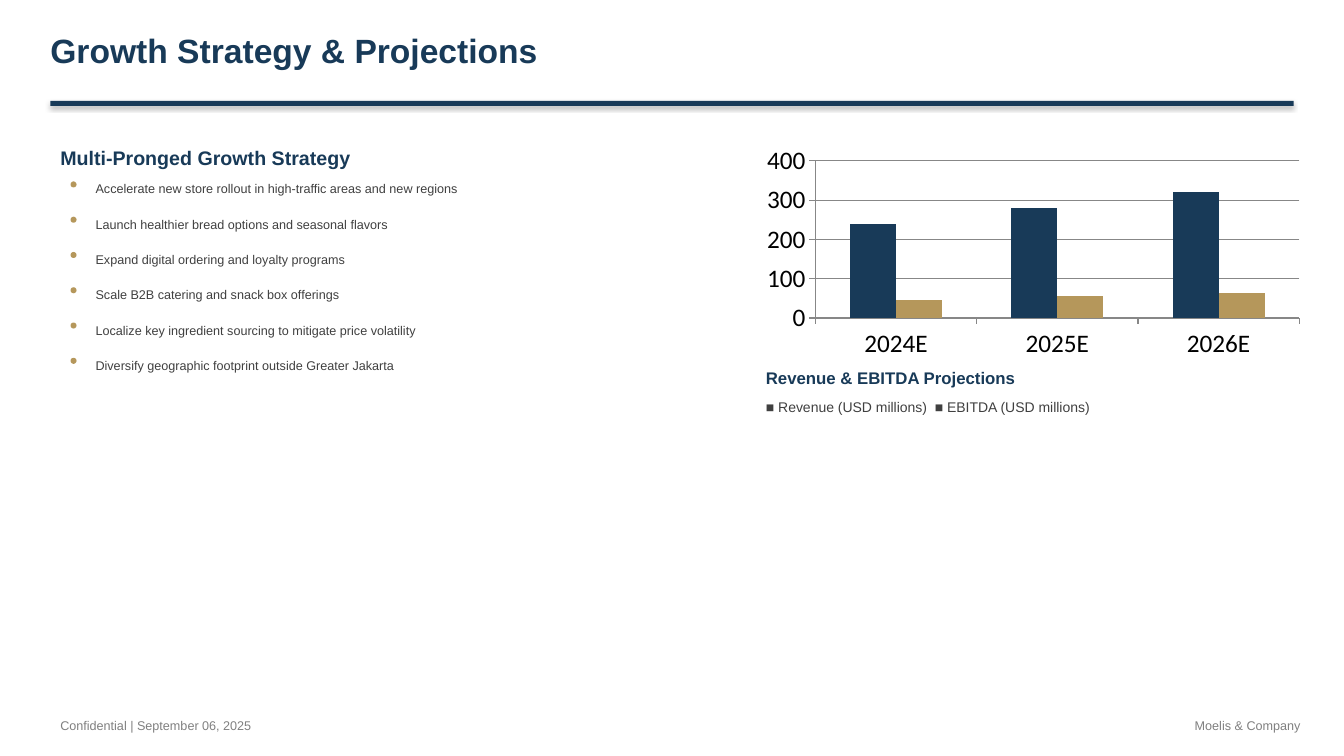
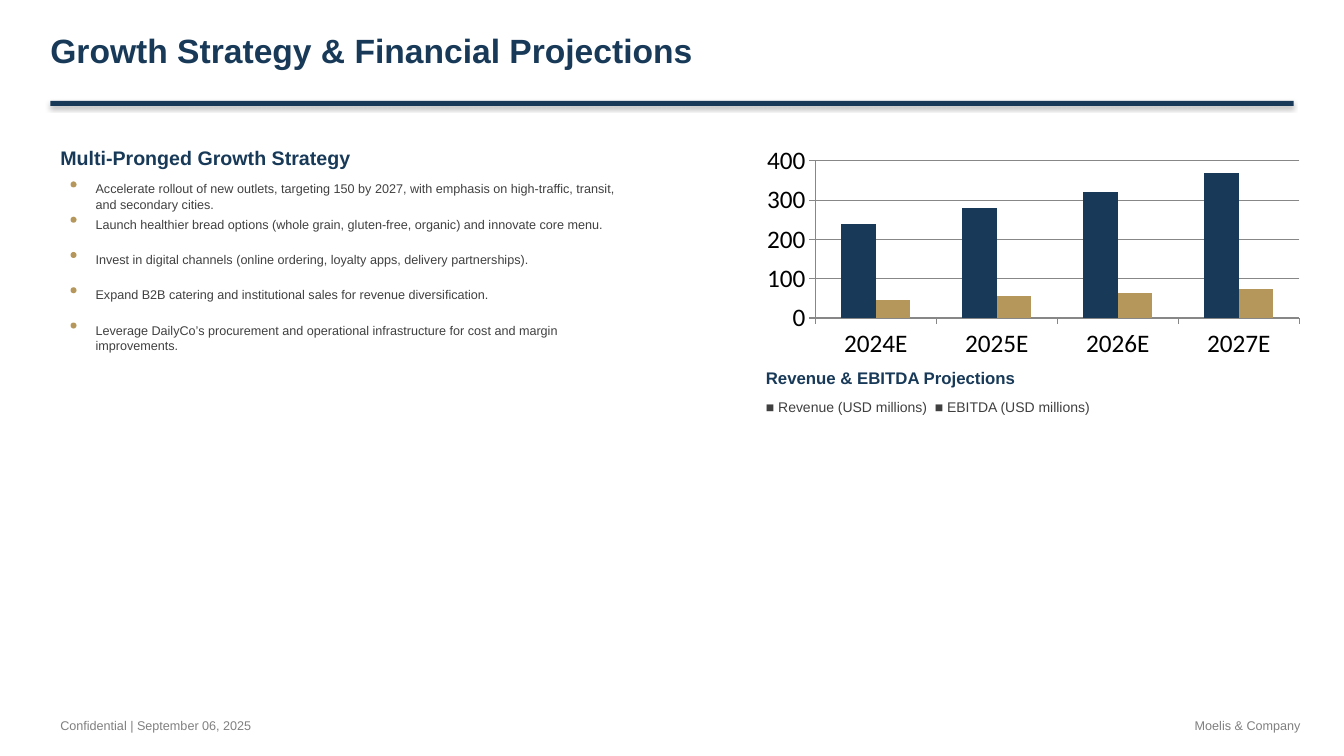
Before and after one commit to alinvb/slide_generator, a slide deck: slide 7 of ai_generated_deck.pptx (slide 8 before the commit). Drawn at 1344x756 pixels with LibreOffice and Linux fonts; fonts in the diff are those of the drawing. Boxes give left, top, right and bottom in pixels: in the first picture for what was removed or moved away, otherwise in the second. Text is boxed around its words. In the diff, an @@ line names an element or a change of style, - is before the commit and + after.

```diff
--- a/ai_generated_deck.pptx
+++ b/ai_generated_deck.pptx
@@ text at [50, 38, 692, 70]: text changed @@
-Growth Strategy & Projections
+Growth Strategy & Financial Projections
@@ column chart at [756, 141, 1311, 363] @@
-categories: 2024E, 2025E, 2026E
+categories: 2024E, 2025E, 2026E, 2027E
-Series 1: 240, 280, 320
+Series 1: 240, 280, 320, 370
-Series 2: 50, 60, 60
+Series 2: 50, 60, 60, 70
@@ text at [96, 184, 614, 212]: text changed @@
-Accelerate new store rollout in high-traffic areas and new regions
+Accelerate rollout of new outlets, targeting 150 by 2027, with emphasis on high-traffic, transit, and secondary cities.
@@ text at [96, 220, 603, 232]: text changed @@
-Launch healthier bread options and seasonal flavors
+Launch healthier bread options (whole grain, gluten-free, organic) and innovate core menu.
@@ text at [96, 255, 528, 267]: text changed @@
-Expand digital ordering and loyalty programs
+Invest in digital channels (online ordering, loyalty apps, delivery partnerships).
@@ text at [96, 290, 489, 302]: text changed @@
-Scale B2B catering and snack box offerings
+Expand B2B catering and institutional sales for revenue diversification.
@@ text at [96, 326, 558, 353]: text changed @@
-Localize key ingredient sourcing to mitigate price volatility
+Leverage DailyCo’s procurement and operational infrastructure for cost and margin improvements.
@@ ellipse removed at [71, 358, 77, 364] @@
@@ text removed at [96, 361, 394, 373] @@
-Diversify geographic footprint outside Greater Jakarta
```
Also in this commit, not shown: 11 other slides changed, 1 slide added, 6 slides removed, 2 other files.
